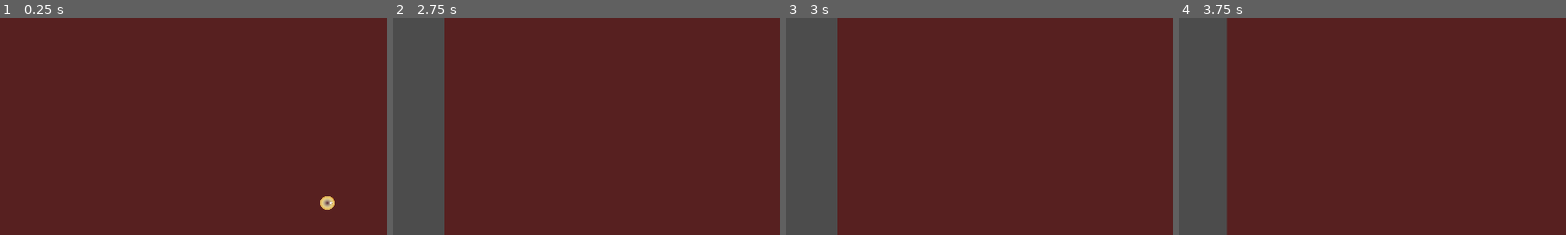
Above: before the commit, frames 1-4 (left to right).
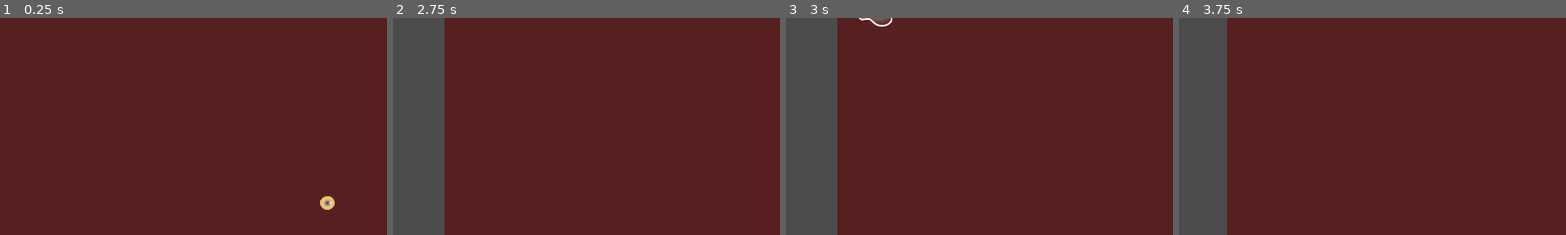
Above: after the commit, the same moments.

Repository: Psykopear/Momentum
Game: Godot game, scene res://Main.tscn
Two runs of this game, one before a commit and one after it. Both use one fixed random seed, a clock stepped at 60 frames per second and the inputs below.
Inputs (mouse positions are % of the whole screen's width and height, from its top left):
- Up to frame 1 (0.25 s): no input
- Up to frame 2 (2.75 s): move the mouse to (72, 45) at 0.52 s; hold Space (drop_hammer) 0.53-1.28 s; move the mouse to (30, 55) at 1.27 s; tap Mouse wheel up (zoom_in) at 1.35 s; move the mouse to (60, 28) at 2.02 s; hold Mouse wheel down (zoom_out) from 2.03 s (still down)
- Up to frame 3 (3 s): move the mouse to (45, 70) at 2.77 s; release Mouse wheel down (zoom_out) at 2.78 s; tap Space (drop_hammer) at 2.85 s
- Up to frame 4 (3.75 s): move the mouse to (80, 65) at 3.52 s; hold Mouse wheel up (zoom_in) from 3.53 s (still down)
The pictures show only the part of the screen within x 0-50%, y 0-50%; the shares and areas given below are measured in that part.

Frames 1-2 are identical in both runs. In frame 3, 0.2% of the frame differs, in the area x 18-28%, y 0-5%; in frame 4, nothing differs.
Error after the commit: Parse Error: The method "apply_impulse" isn't declared in the current class. (res://Ameba.gd:33)

Commit message:
Ameba physics is now better

Diff:
--- a/game/Ameba.gd
+++ b/game/Ameba.gd
@@ -4,10 +4,11 @@
 # var a = 2
 # var b = "textvar"
 
-export (float) var SPEED = 10
+export (float) var SPEED = 3000
+export (float) var ACCELERATION = 0.1
 
 var target = null
-var velocity = Vector2(0, 0)
+var rand_velocity = Vector2(0, 0)
 
 func _ready():
 	self.target = get_player()
@@ -19,14 +20,19 @@
 	# Update game logic here.
 	var to_target = Vector2()
 	if self.target:
-		to_target -= self.target.position - self.position
-		print("Found Target")
+		to_target += (get_player().global_position - self.global_position)
 	else:
 		print("No Target")
-		to_target += velocity
-		velocity += Vector2(randf() - 0.5, randf() - 0.5)
-	self.position += to_target * delta * SPEED
+		to_target += rand_velocity
+		rand_velocity += Vector2(randf() - 0.5, randf() - 0.5)
+
+	to_target = to_target.normalized() * SPEED
+
+	var force = Vector2()
+	force += (to_target - self.linear_velocity) * ACCELERATION  # Proportional controller
+	self.apply_impulse(Vector2(), force * self.mass)
+
 
 
 func get_player():
-	return get_tree().get_root().get_node('/Main/Player')
+	return get_tree().get_root().get_node('Main/Player/Body')
--- a/game/Ameba.tscn
+++ b/game/Ameba.tscn
@@ -8,7 +8,7 @@
 [sub_resource type="CircleShape2D" id=1]
 
 custom_solver_bias = 0.0
-radius = 104.899
+radius = 658.734
 
 [sub_resource type="SpriteFrames" id=2]
 
@@ -25,8 +25,8 @@
 collision_layer = 1
 collision_mask = 1
 mode = 0
-mass = 1.0
-friction = 1.0
+mass = 0.1
+friction = 0.0
 bounce = 0.0
 gravity_scale = 0.0
 custom_integrator = false
@@ -40,7 +40,8 @@
 angular_velocity = 0.0
 angular_damp = -1.0
 script = ExtResource( 1 )
-SPEED = 10
+SPEED = 3000
+ACCELERATION = 0.1
 
 [node name="CollisionShape2D" type="CollisionShape2D" parent="." index="0"]
 
@@ -49,8 +50,10 @@
 
 [node name="AmebaGFX" type="AnimatedSprite" parent="." index="1"]
 
+position = Vector2( 5.97961, 21.3278 )
+scale = Vector2( 5.47004, 5.70977 )
 frames = SubResource( 2 )
 animation = "default"
-frame = 1
+frame = 2
 playing = true
 _sections_unfolded = [ "Transform" ]
